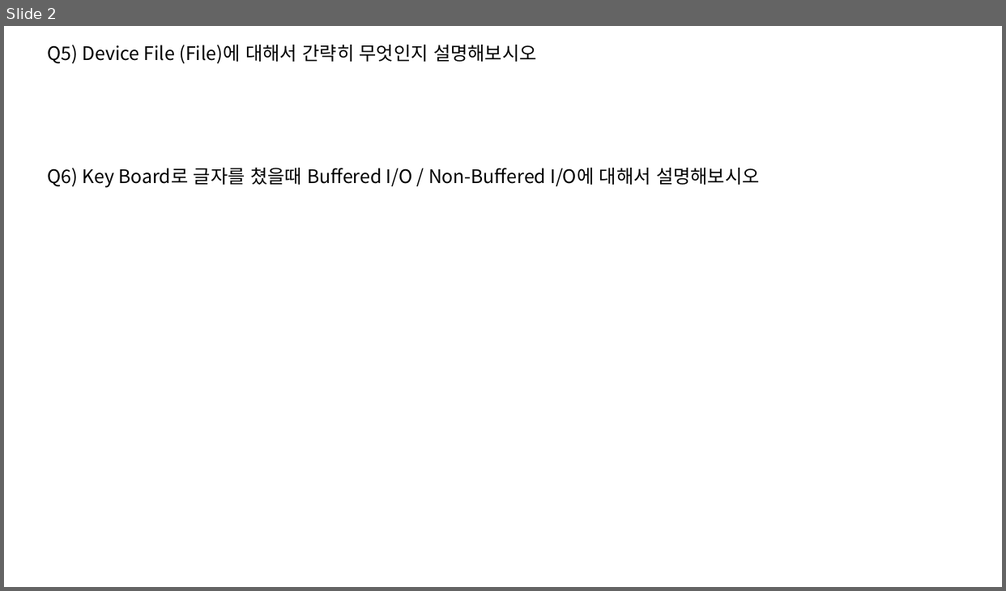
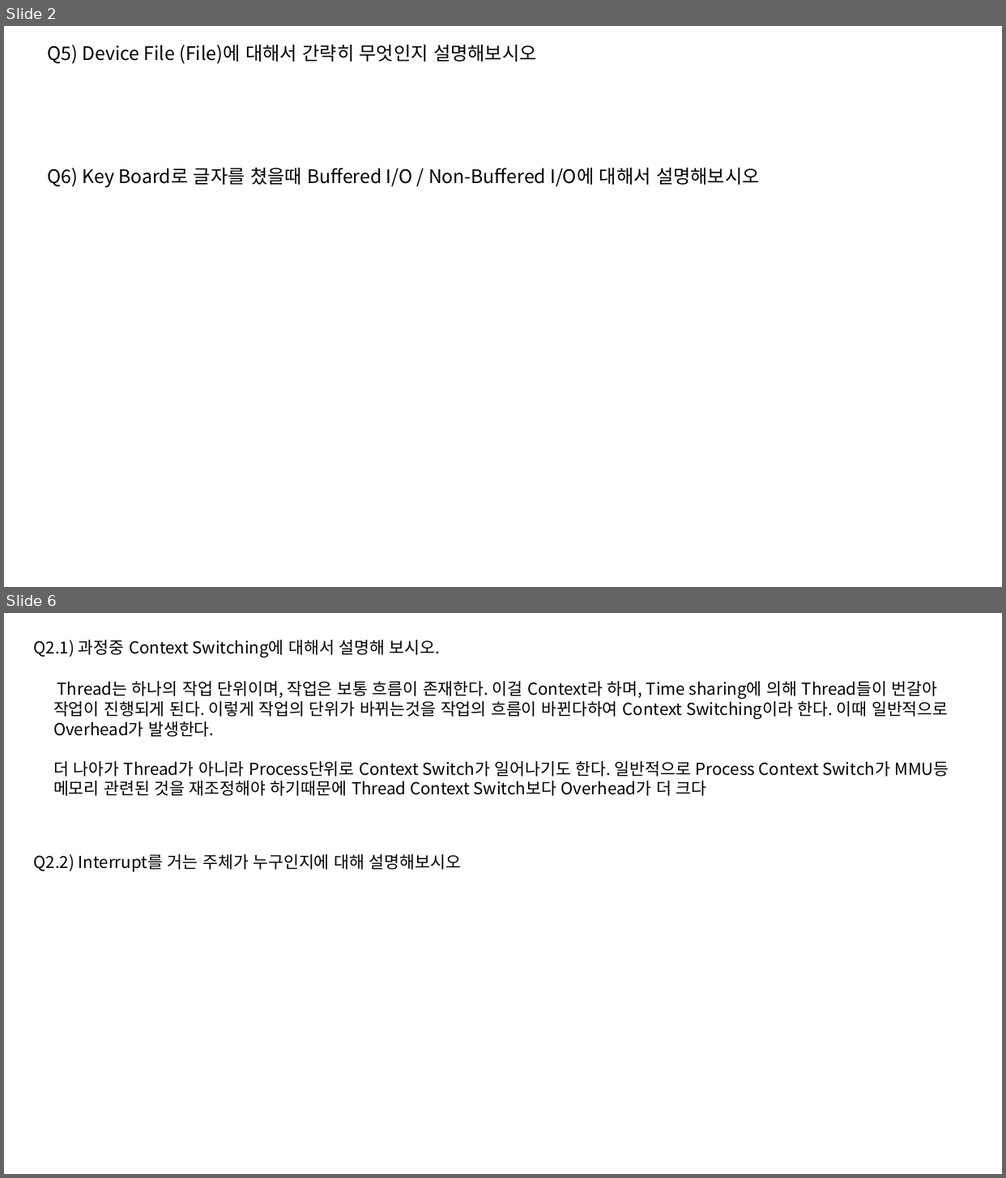
Before and after one commit to taehyuklee/C-CppStudy, a slide deck: CSwithC/CS-explanation.pptx. Shown one above the other, each under a label of ours: slide 2 before the commit, slides 2 and 6 after it; the slides between them are not shown. The pictures are 1006x591 and 1006x1178 pixels, drawn with LibreOffice and Linux fonts; fonts in the diff are those of the drawing. Boxes give left, top, right and bottom in pixels: in the first picture for what was removed or moved away, otherwise in the second. Text is boxed around its words. In the diff, an @@ line names an element or a change of style, - is before the commit and + after.

```diff
--- a/CSwithC/CS-explanation.pptx
+++ b/CSwithC/CS-explanation.pptx
@@ slide 6 added at [4, 613, 1002, 1174], background #FFFFFF @@
@@ text added at [34, 640, 440, 658], 16 pt, text #000000 @@
+Q2.1) 과정중 Context Switching에 대해서 설명해 보시오.
@@ text added at [53, 681, 949, 796], 16 pt, text #000000 @@
+Thread는 하나의 작업 단위이며, 작업은 보통 흐름이 존재한다. 이걸 Context라 하며, Time sharing에 의해 Thread들이 번갈아 작업이 진행되게 된다. 이렇게 작업의 단위가 바뀌는것을 작업의 흐름이 바뀐다하여 Context Switching이라 한다. 이때 일반적으로 Overhead가 발생한다.
+더 나아가 Thread가 아니라 Process단위로 Context Switch가 일어나기도 한다. 일반적으로 Process Context Switch가 MMU등 메모리 관련된 것을 재조정해야 하기때문에 Thread Context Switch보다 Overhead가 더 크다
@@ text added at [34, 854, 461, 872], 16 pt, text #000000 @@
+Q2.2) Interrupt를 거는 주체가 누구인지에 대해 설명해보시오
```
Also in this commit, not shown: 3 slides changed, 1 other slide added.
